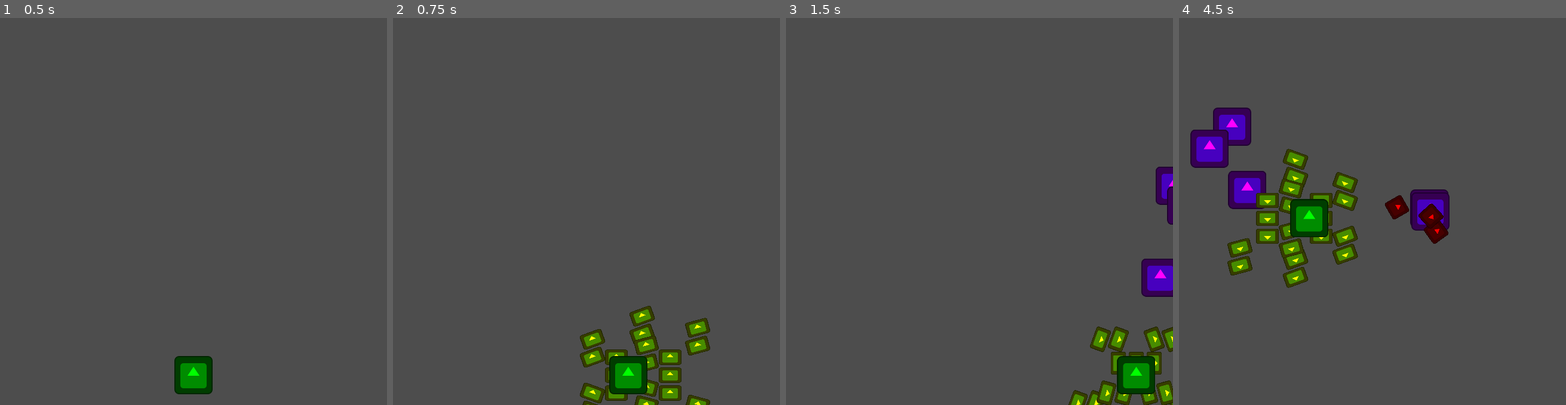
Above: before the commit, frames 1-4 (left to right).
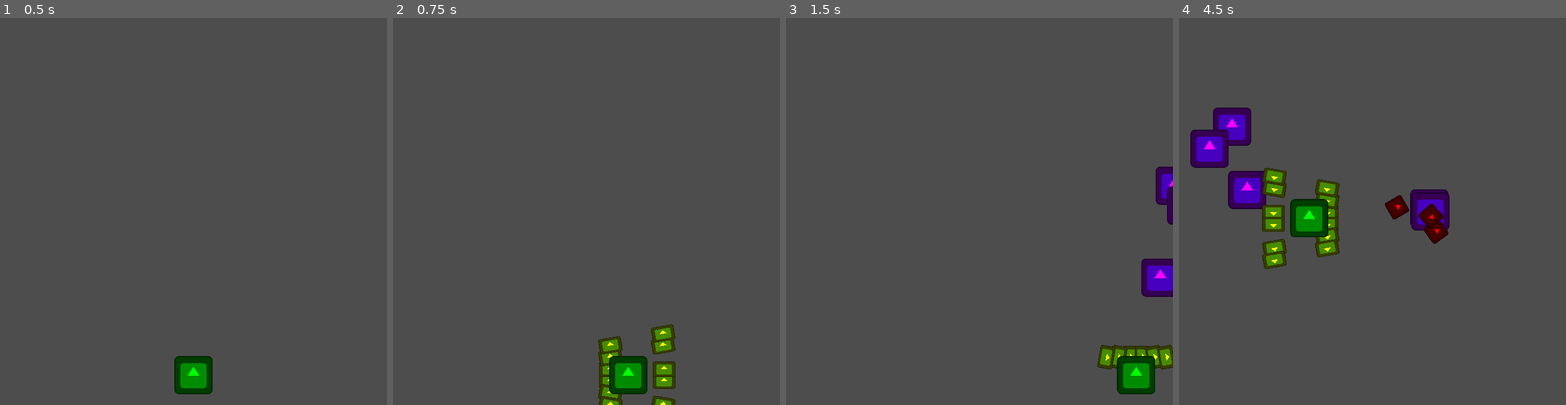
Above: after the commit, the same moments.

Repository: Zeroeth-0/Gatogun
Game: Godot game, scene res://scenes/levels/world.tscn
The game is run twice, just before and just after one commit, with the same random seed, the same clock (stepped at 60 frames per second) and the same inputs. The engine's default icon, where the game draws it, is replaced by a stand-in: a white triangle on a blue panel in a dark square.
Inputs:
- Up to frame 1 (0.5 s): no input
- Up to frame 2 (0.75 s): tap Enter at 0.5 s; hold Right (RIGHT) from 0.53 s (still down); tap C (A) at 0.6 s
- Up to frame 3 (1.5 s): tap X (B) at 0.8, 1.35 s; release Right (RIGHT) at 1.28 s; hold Down (DOWN) from 1.28 s (still down)
- Up to frame 4 (4.5 s): tap C (A) at 1.55, 2.1, 3.05 s; release Down (DOWN) at 2.03 s; hold Right (RIGHT) 2.03-2.78 s; tap X (B) at 2.3, 2.85, 3.8 s; hold Up (UP) 2.78-3.53 s; hold Left (LEFT) from 3.53 s (still down); tap S (X) at 3.6 s; tap Z (Y) at 4.35 s

Frame 1 is identical in both runs. In frame 2, 3.7% of the frame differs, in the area x 48-82%, y 74-100%; in frame 3, 2.3%; in frame 4, 4.6%, in the area x 12-47%, y 33-70%.

Commit message:
General Game Score added

Diff:
--- a/project.godot
+++ b/project.godot
@@ -21,6 +21,7 @@
 INPUT="*res://utils/InputManager.gd"
 GETPLAYER="*res://utils/GetPlayer.gd"
 SCROLL="*res://utils/ScrollManager.gd"
+SCORE="*res://utils/ScoreManager.gd"
 
 [display]
 
--- a/scenes/player/cat_player.tscn
+++ b/scenes/player/cat_player.tscn
@@ -2,7 +2,7 @@
 
 [ext_resource type="Script" path="res://source/player/catplayer.gd" id="1_7pfs0"]
 [ext_resource type="Texture2D" uid="uid://cuojt0mdh67vh" path="res://icon.svg" id="2_86ini"]
-[ext_resource type="PackedScene" uid="uid://cjhkionj3a6h3" path="res://scenes/weapons/player/heavy_weapon.tscn" id="3_gdtnq"]
+[ext_resource type="PackedScene" uid="uid://b20svaskudtin" path="res://scenes/weapons/player/normal_weapon.tscn" id="3_p4n0o"]
 
 [sub_resource type="RectangleShape2D" id="RectangleShape2D_klkvo"]
 
@@ -11,6 +11,13 @@
 script = ExtResource("1_7pfs0")
 speed = 300
 screenMargin = 50
+
+[node name="Hurtbox" type="Area2D" parent="." groups=["Player"]]
+
+[node name="CollisionShape2D" type="CollisionShape2D" parent="Hurtbox"]
+scale = Vector2(0.3, 0.3)
+shape = SubResource("RectangleShape2D_klkvo")
+debug_color = Color(0, 1, 0, 0.419608)
 
 [node name="Icon" type="Sprite2D" parent="."]
 modulate = Color(0, 1, 0, 1)
@@ -31,14 +38,7 @@
 shape = SubResource("RectangleShape2D_klkvo")
 debug_color = Color(0, 1, 0, 0.419608)
 
-[node name="Hurtbox" type="Area2D" parent="." groups=["Player"]]
-
-[node name="CollisionShape2D" type="CollisionShape2D" parent="Hurtbox"]
-scale = Vector2(0.3, 0.3)
-shape = SubResource("RectangleShape2D_klkvo")
-debug_color = Color(0, 1, 0, 0.419608)
-
-[node name="Weapon" parent="." instance=ExtResource("3_gdtnq")]
+[node name="Weapon" parent="." instance=ExtResource("3_p4n0o")]
 
 [connection signal="area_entered" from="Hurtbox" to="." method="_on_hurtbox_area_entered"]
 [connection signal="area_exited" from="Hurtbox" to="." method="_on_hurtbox_area_exited"]
--- a/source/enemies/enemy.gd
+++ b/source/enemies/enemy.gd
@@ -18,6 +18,24 @@
 
 # Parámetros generales
 @export var intensity = 1
+@export_range(0, 90, 15) var deviationAngle: int = 90
+@export var scrollFollow: bool = false
+@export var isGround: bool = false
+@export var health: int
+var canDie: bool = false
+var canShoot: bool = true
+var extraPts: bool = true
+
+# Size
+enum Size { WEAK, ELITE }
+var SIZE_MAP = {
+	Size.WEAK: "Weak",
+	Size.ELITE: "Elite"
+}
+@export var sizeEnum: Size = Size.WEAK
+var size: String = "Weak"
+
+# Direction
 enum Direction { NORTH, WEST, SOUTH, EAST }
 @export var directionEnum: Direction = Direction.SOUTH
 var DIRECTION_MAP = {
@@ -27,14 +45,10 @@
 	Direction.EAST: Vector2(1, 0).normalized()
 }
 var direction: Vector2 = Vector2(0, 1)
+
+# Handedness
 enum Handedness { LEFT, RIGHT }
 @export var handedness = Handedness.RIGHT
-@export_range(0, 90, 15) var deviationAngle: int = 90
-@export var scrollFollow: bool = false
-@export var isGround: bool = false
-@export var health: int
-var canDie: bool = false
-var canShoot: bool = true
 
 @export_category("CHILDHOOD")
 @export var childHood : MoveType = MoveType.STRAIGHT
@@ -67,6 +81,7 @@
 # Configurar el movimiento inicial
 func _ready():
 	direction = DIRECTION_MAP.get(directionEnum)
+	size = SIZE_MAP.get(sizeEnum)
 	stageTimer = 0.0
 	hSide = -1 if handedness == Handedness.RIGHT else 1
 	currDir = direction
@@ -104,17 +119,17 @@
 # Selección de comportamiento según el tipo de movimiento
 func apply_movement(moveType, dur, delta):
 	match moveType:
-		MoveType.STRAIGHT: move_straight(delta)
-		MoveType.SINUSOIDAL: move_sinusoidal(delta)
-		MoveType.OSCILLATE: move_oscillate(delta)
-		MoveType.BREATH: move_breath(delta)
+		MoveType.STRAIGHT: move_straight()
+		MoveType.SINUSOIDAL: move_sinusoidal()
+		MoveType.OSCILLATE: move_oscillate()
+		MoveType.BREATH: move_breath()
 		MoveType.BLOCK: move_block(delta)
 		MoveType.CENTER: move_center(delta)
 		MoveType.CURVE: move_curve(dur, delta)
-		MoveType.CIRCULAR: move_circular(dur, delta)
+		MoveType.CIRCULAR: move_circular(delta)
 		MoveType.TOWARDS_PLAYER: move_towards_player()
 		MoveType.LEAVE: move_leave()
-		MoveType.LEAVE_SIDE: move_leave_side(delta)
+		MoveType.LEAVE_SIDE: move_leave_side()
 		MoveType.DIAGONAL: move_diagonal()
 		MoveType.STILL: move_still()
 
@@ -124,15 +139,17 @@
 	stageTimer = 0.0
 
 func die():
-	if health <= 0: queue_free()
+	if health <= 0:
+		SCORE.get_dead_enemy(size, extraPts)
+		queue_free()
 
 # Behaviors
 
-func move_straight(delta):
-	extraVel = direction * speed
-	move_and_slide()
-
-func move_sinusoidal(delta):
+func move_straight():
+	extraVel = direction * speed
+	move_and_slide()
+
+func move_sinusoidal():
 	var frequency = 2.0  # Frecuencia de la oscilación
 	var amplitude = 50.0  # Amplitud de la oscilación
 	var offset = sin(frequency * stageTimer + PI / 2) * amplitude * intensity * hSide  # Desfase con hSide
@@ -142,7 +159,7 @@
 	extraVel = (direction * speed) + (perpendicular_dir * offset)
 	move_and_slide()
 
-func move_oscillate(delta):
+func move_oscillate():
 	var frequency = 2.0  # Frecuencia de la oscilación
 	var amplitude = 50.0  # Amplitud de la oscilación
 	var offset = sign(sin(frequency * stageTimer + PI / 2)) * amplitude * intensity * hSide  # Picos en vez de curva
@@ -152,7 +169,7 @@
 	extraVel = (direction * speed) + (perpendicular_dir * offset)
 	move_and_slide()
 
-func move_breath(delta):
+func move_breath():
 	var frequency = 2
 	var horizontal_amplitude = 15.0
 	var vertical_amplitude = 7.0
@@ -215,7 +232,7 @@
 	extraVel = direction * speed
 	move_and_slide()
 
-func move_circular(dur, delta):
+func move_circular(delta):
 	direction = direction.rotated(deg_to_rad(deviationAngle) * hSide * delta)
 	extraVel = direction * speed
 	move_and_slide()
@@ -232,7 +249,7 @@
 	extraVel = -direction * speed
 	move_and_slide()
 
-func move_leave_side(delta):
+func move_leave_side():
 	scrollFollow = false
 	var newDir = Vector2 (0, 0)
 	match directionEnum:
@@ -258,10 +275,12 @@
 	move_and_slide()
 
 func _on_hurtbox_area_entered(area):
-	if area.is_in_group("Fire") and canDie: health -= area.damage
+	if area.is_in_group("Fire") and canDie:
+		health -= area.damage
 
 func _on_hitbox_area_entered(area):
 	if area.is_in_group("Play"): canDie = true
 
 func _on_hitbox_area_exited(area):
 	if area.is_in_group("Free"): queue_free()
+	if area.is_in_group("Play"): extraPts = true
--- a/source/levels/world.gd
+++ b/source/levels/world.gd
@@ -73,11 +73,11 @@
 	get_tree().current_scene.add_child(enemy_instance)
 
 # Obtener el PackedScene basado en el nombre
-func get_enemy_scene_by_name(name: String) -> PackedScene:
+func get_enemy_scene_by_name(enemyName: String) -> PackedScene:
 	for scene in enemy_scenes:
 		# Obtener el nombre del archivo sin la extensión (.tscn)
 		var scene_name = scene.resource_path.get_file().get_basename()
 		# Compara con el nombre pasado como argumento
-		if scene_name == name:
+		if scene_name == enemyName:
 			return scene
 	return null
--- a/source/weapons/emitter.gd
+++ b/source/weapons/emitter.gd
@@ -24,7 +24,7 @@
 # ------------------------------------------------Weapon--------------------------------------------------
 
 @export_category("WEAPON")
-@export_range(0, 10, 1) var rank: float = 1.0
+@export_range(0, 6, 1) var rank: float = 1.0
 @export_group("DIRECTION")
 enum Direction { NORTH, WEST, SOUTH, EAST, NWEST, NEAST, SWEST, SEAST }
 @export var directionEnum: Direction = Direction.SOUTH # Implementado
@@ -145,7 +145,9 @@
 
 		for i in burstCount:
 			if speedVar == SpeedVar.BULLET: new_spd *= speedVariation
-			if canShoot: fire(new_spd)
+			if canShoot:
+				get_parent().extraPts = false
+				fire(new_spd)
 			await get_tree().create_timer(bulletInterval).timeout
 
 		if !burstRotation: stop_rotation = false
--- a/source/weapons/playerWeapon.gd
+++ b/source/weapons/playerWeapon.gd
@@ -8,7 +8,7 @@
 const MAX_BULLETS: int = 3 # Máximo de balas permitidas en el grupo
 
 # Llamado cada cuadro
-func _process(delta: float):
+func _process(_delta):
 	# Contar las balas activas en el grupo "Player Bullet"
 	var active_bullets = get_tree().get_nodes_in_group("Fire").size()
 	var maxBullets = MAX_BULLETS * get_parent().get_child_count()
--- /dev/null
+++ b/utils/ScoreManager.gd
@@ -0,0 +1,27 @@
+extends Node
+
+# Parámetros generales
+var GeneralGameScore: int = 0
+var weakPts: int = 15000
+var elitePts: int = 25000
+
+# Called when the node enters the scene tree for the first time.
+func _ready():
+	pass # Replace with function body.
+
+# Called every frame. 'delta' is the elapsed time since the previous frame.
+func _process(delta):
+	pass
+
+func get_dead_enemy(size, extraPts):
+	var pts: int = 0
+	match size:
+		"Weak": pts += weakPts
+		"Elite": pts += elitePts
+
+	if extraPts: pts += pts / 2
+	add_score(pts)
+
+func add_score(scoreVal):
+	GeneralGameScore += scoreVal
+	print(GeneralGameScore)
